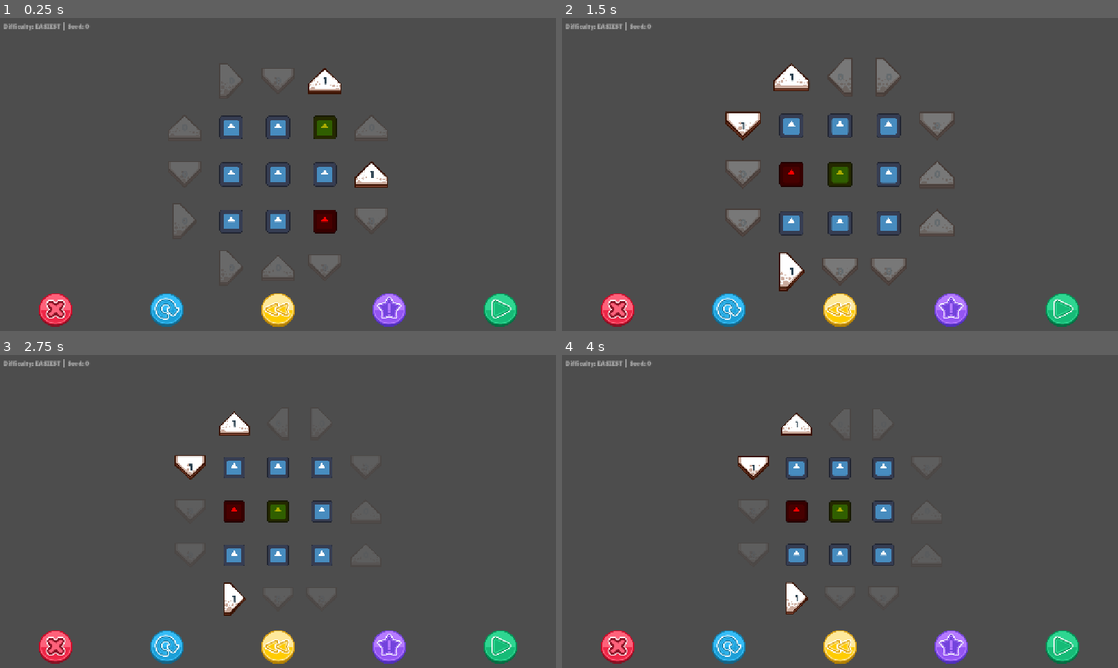
Above: before the commit, frames 1-4 (two rows, left to right).
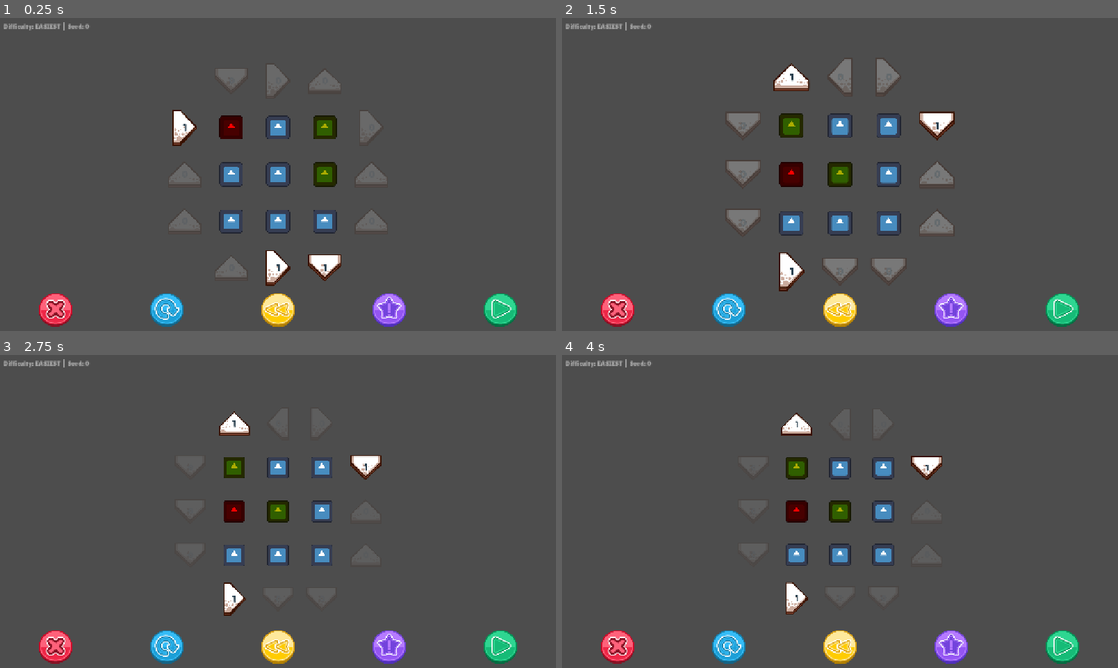
Above: after the commit, the same moments.

Repository: Pandaqi/direction-digger
Game: Godot game, scene res://main/main.tscn
The game is run twice, just before and just after one commit, with the same random seed, the same clock (stepped at 60 frames per second) and the same inputs. The engine's default icon, where the game draws it, is replaced by a stand-in: a white triangle on a blue panel in a dark square.
Inputs (mouse positions are in pixels of both pictures, inside the frame that each line leads up to):
- Up to frame 1 (0.25 s): no input
- Up to frame 2 (1.5 s): click (728, 309) at 0.5 s; click (728, 309) at 1.25 s
- Up to frame 3 (2.75 s): click (166, 646) at 2 s
- Up to frame 4 (4 s): tap Enter (ui_accept) at 2.75, 3.02, 3.5, 3.77 s; move the mouse to (928, 467) at 2.77 s; hold Right (ui_right) 2.78-3.53 s; click (928, 467) at 2.92 s; move the mouse to (928, 511) at 3.52 s; hold Down (ui_down) from 3.53 s (still down); click (928, 511) at 3.67 s

The runs differ from the first frame. In frame 1, 3.7% of the frame differs, in the area x 30-70%, y 14-86%; in frame 2, 1.2%; in frame 3, 0.9%; in frame 4, 0.9%.

Commit message:
Minor fixes preparing for special tile types

Diff:
--- a/generation/cells/cell_data.gd
+++ b/generation/cells/cell_data.gd
@@ -3,6 +3,7 @@
 
 var machines : Array[MachineData] = []
 var treasure := false
+var treasure_number := -1
 var type : TerrainType
 
 var is_machine_starting_pos := false
@@ -39,12 +40,17 @@
 	m.set_cell(null)
 	changed.emit()
 
-func add_treasure() -> void:
+func can_place_treasure() -> bool:
+	return (not has_treasure()) and (not is_machine_starting_pos)
+
+func add_treasure(num:int) -> void:
 	treasure = true
+	treasure_number = num
 	changed.emit()
 
 func remove_treasure() -> void:
 	treasure = false
+	treasure_number = -1
 	changed.emit()
 
 func has_treasure() -> bool:
--- a/generation/commands/command_arrow.gd
+++ b/generation/commands/command_arrow.gd
@@ -2,6 +2,8 @@
 class_name CommandArrow
 
 var arrow : ArrowData
+var cells_targeted : Array[CellData] = []
+var cells_targeted_by_machine : Dictionary[MachineData, CellData] = {}
 
 func _init(a:ArrowData):
 	arrow = a
@@ -9,8 +11,12 @@
 
 func do(cmds:PuzzleCommands) -> bool:
 	arrow.change_times_used(+1)
+	cells_targeted = []
 	for cmd in get_commands():
 		if not cmd.is_valid(): continue
+		var target_cell := cmd.get_target_cell()
+		cells_targeted.append(target_cell)
+		cells_targeted_by_machine[cmd.machine] = target_cell
 		await cmds.execute_command(cmd)
 	return true
 
--- a/generation/commands/command_move.gd
+++ b/generation/commands/command_move.gd
@@ -15,7 +15,9 @@
 	cur_cell.remove_machine(machine)
 	new_cell.add_machine(machine)
 
-	if new_cell.has_treasure():
+	var should_collect := new_cell.has_treasure() and (not cmds.generating)
+	var can_collect : bool = (not PuzzleSettings.get_value("show_numbers_on_treasure")) or (new_cell.treasure_number == (machine.get_last_treasure_number() + 1))
+	if should_collect and can_collect:
 		await cmds.execute_command(CommandTreasure.new(new_cell))
 
 	return true
--- a/generation/commands/command_treasure.gd
+++ b/generation/commands/command_treasure.gd
@@ -2,16 +2,22 @@
 class_name CommandTreasure
 
 var cell : CellData
+var treasure_num_removed := -1
+var treasure_num_machine := -1
 
 func _init(c:CellData):
 	cell = c
 
 func do(_cmds:PuzzleCommands) -> bool:
+	treasure_num_removed = cell.treasure_number
 	cell.remove_treasure()
+	treasure_num_machine = cell.get_machine().get_last_treasure_number()
+	cell.get_machine().set_last_treasure_number(treasure_num_removed)
 	return true
 
 func undo(_cmds:PuzzleCommands) -> bool:
-	cell.add_treasure()
+	cell.add_treasure(treasure_num_removed)
+	cell.get_machine().set_last_treasure_number(treasure_num_machine)
 	return true
 
 func matches(cmd:PuzzleCommand) -> bool:
--- a/generation/machines/machine_data.gd
+++ b/generation/machines/machine_data.gd
@@ -3,6 +3,7 @@
 var index : int
 var cell : CellData
 var path : Array[CellData]
+var last_treasure_number := -1
 
 signal changed()
 
@@ -19,3 +20,9 @@
 
 func has_been_placed() -> bool:
 	return path.size() > 0
+
+func set_last_treasure_number(tn:int) -> void:
+	last_treasure_number = tn
+
+func get_last_treasure_number() -> int:
+	return last_treasure_number
--- a/generation/puzzle_generator.gd
+++ b/generation/puzzle_generator.gd
@@ -10,6 +10,7 @@
 var remove_all_unused_arrows := true
 var arrow_point_anywhere := true
 
+var treasure_probability := 0.33
 var num_machines : int = PuzzleSettings.get_value("number_of_diggers")
 
 var grid : PuzzleGrid
@@ -42,11 +43,13 @@
 	grid.create(grid_size)
 
 	# create all the arrows
+	arrows = []
+	arrows_by_location = {}
+
 	var directions := PuzzleGrid.get_orthogonal_directions()
 	for dir in directions:
 		arrows_by_location[dir] = []
 
-	# @TODO: in the future we might allow arrows to point in ANY direction, but by default I'll just let them point into the map for now
 	for x in range(grid_size.x):
 		var arrow_top := ArrowData.new(x, PuzzleGrid.Direction.UP, self)
 		add_arrow(arrow_top)
@@ -60,6 +63,7 @@
 		add_arrow(arrow_right)
 
 	# create all the machines
+	machines = []
 	for i in range(num_machines):
 		machines.append(MachineData.new(i))
 
@@ -85,11 +89,14 @@
 func count_machines() -> int:
 	return machines.size()
 
+func get_num_turns_bounds() -> Vector2i:
+	return num_turns_bounds * num_machines
+
 func take_turns() -> void:
-	var num_turns_per_machine := randi_range(num_turns_bounds.x, num_turns_bounds.y)
-	var num_turns := num_turns_per_machine * num_machines
-
-	var turns_between_machine_add_bounds := Vector2i(0, num_turns_per_machine - 1)
+	var turns_bounds := get_num_turns_bounds()
+	var num_turns := randi_range(turns_bounds.x, turns_bounds.y)
+
+	var turns_between_machine_add_bounds := Vector2i(0, floori(num_turns / float(machines.size())) - 1)
 
 	# place first machine; the others are added as we go
 	# (we stagger this to _ensure_ machines have interplay, at least on the first turn they move)
@@ -119,18 +126,31 @@
 		# adding that machine might have made the turn invalid, so check
 		if not turn_picked.is_valid(): continue
 
+		# do the actual turn
 		commands.execute_command(turn_picked)
 
-	# now place gold on the paths that machines took
-	# (we always place one on our FINAL square, otherwise the last bit of path is meaningless)
+		# place treasure where machines ended up (if we CAN and SHOULD)
+		for machine in turn_picked.cells_targeted_by_machine:
+			var cell := turn_picked.cells_targeted_by_machine[machine]
+			var should_place_treasure := randf() <= treasure_probability
+			if cell.can_place_treasure() and should_place_treasure:
+				var new_treasure_num := machine.get_last_treasure_number() + 1
+				cell.add_treasure(new_treasure_num)
+				machine.set_last_treasure_number(new_treasure_num)
+
+	# now always place one on our FINAL square,
+	# (otherwise the last bit of path is meaningless)
+	# (in rare cases the algorithm terminates before placing all machines, which is always a failure case and we should immediately quit if so)
+	var is_invalid := false
 	for machine in machines:
-		var path := machine.path
-		var next_gold := path.size() - 1
-		for i in range(path.size() -1, -1, -1):
-			if i > next_gold: continue
-			if path[i].is_machine_starting_pos: continue
-			path[i].add_treasure()
-			next_gold = i - randi_range(2,4)
+		var last_cell := machine.cell
+		if not last_cell:
+			is_invalid = true
+			break
+		if not last_cell.can_place_treasure(): continue
+		last_cell.add_treasure(machine.get_last_treasure_number() + 1)
+
+	if is_invalid: return
 
 	# now place special blocks around the paths that machines took
 	# @TODO
@@ -150,19 +170,24 @@
 	rand_cell.add_machine(machines[machine_index])
 	return true
 
+func get_all_arrows_acting_on(machine:MachineData) -> Array[ArrowData]:
+	var pos := machine.cell.pos
+	var indices : Array[int] = [pos.x, pos.x, pos.y, pos.y]
+	var directions : Array[PuzzleGrid.Direction] = [PuzzleGrid.Direction.UP, PuzzleGrid.Direction.DOWN, PuzzleGrid.Direction.LEFT, PuzzleGrid.Direction.RIGHT]
+	var arr : Array[ArrowData] = []
+	for i in range(indices.size()):
+		arr.append(get_arrow(indices[i], directions[i]))
+	return arr
+
 func get_all_valid_turns() -> Array[CommandArrow]:
 	var all_turns : Array[CommandArrow] = []
 
 	# get all possible moves
 	for machine in machines:
 		if not machine.has_been_placed(): continue
-
-		var pos := machine.cell.pos
-		var indices = [pos.x, pos.x, pos.y, pos.y]
-		var directions = [PuzzleGrid.Direction.UP, PuzzleGrid.Direction.DOWN, PuzzleGrid.Direction.LEFT, PuzzleGrid.Direction.RIGHT]
-
-		for i in range(indices.size()):
-			var cmd := CommandArrow.new(get_arrow(indices[i], directions[i]))
+		var arrows_relevant := get_all_arrows_acting_on(machine)
+		for arrow in arrows_relevant:
+			var cmd := CommandArrow.new(arrow)
 			if not cmd.is_valid(): continue # ignore moves that would do nothing
 			all_turns.append(cmd)
 
@@ -193,19 +218,42 @@
 
 	return valid_turns
 
+func count_treasure() -> int:
+	var sum := 0
+	for cell in grid.cells:
+		if cell.has_treasure():
+			sum += 1
+	return sum
+
 func clean_up(desperate := false) -> bool:
 	# crucial checks that must be fulfilled
 	var machines_unused := machines.filter(func(m:MachineData): return not m.has_been_placed())
-	if machines_unused.size() > 0: return false
-
-	# @TODO: more nice-to-have checks that can be loosened
+	if machines_unused.size() > 0:
+		print("PuzzleGenerator | Attempt Discarded | Not all machines used")
+		return false
+
+	# more nice-to-have checks that can be loosened
 	if not desperate:
-		pass
+		var used_enough_turns := solution.size() >= get_num_turns_bounds().x
+		if not used_enough_turns:
+			print("PuzzleGenerator | Attempt Discarded | Not enough turns")
+			return false
+
+		var last_move_collects_gold : bool = solution.back().cells_targeted.filter(func(c:CellData): return c.has_treasure()).size() > 0
+		if not last_move_collects_gold:
+			print("PuzzleGenerator | Attempt Discarded | Last move does not collect gold (and is thus likely pointless)")
+			return false
+
+		var too_little_treasure : bool = count_treasure() < maxi(2, ceili(0.66*count_machines()))
+		if too_little_treasure:
+			print("PuzzleGenerator | Attempt Discarded | Too little treasure placed")
+			return false
 
 	# put machines back where they started
 	for machine in machines:
 		machine.cell.remove_machine(machine)
 		machine.path.front().add_machine(machine)
+		machine.set_last_treasure_number(-1)
 
 	# set arrow data based on their usage during generation
 	# @TODO: some setting for "randomizing" this, so SOME unneeded arrows are shown and SOME numbers are higher than strictly needed?
--- /dev/null
+++ b/generation/settings/enable_keyboard_shortcuts.tres
@@ -0,0 +1,11 @@
+[gd_resource type="Resource" script_class="PuzzleSettingCheckbox" format=3 uid="uid://dtvi5u4qg5lq5"]
+
+[ext_resource type="Script" uid="uid://dhfd6mahjlglv" path="res://puzzle-framework/settings/setting_checkbox.gd" id="1_ux15n"]
+
+[resource]
+script = ExtResource("1_ux15n")
+key = "enable_keyboard_shortcuts"
+label = "Enable Keyboard Shortcuts"
+default = true
+tooltip = "Arrow keys move machine 1, WASD keys move machine 2 (if it exists)."
+metadata/_custom_type_script = "uid://dhfd6mahjlglv"
--- /dev/null
+++ b/generation/settings/show_numbers_on_treasure.tres
@@ -0,0 +1,11 @@
+[gd_resource type="Resource" script_class="PuzzleSettingCheckbox" format=3 uid="uid://bj7pb1bv8oyn1"]
+
+[ext_resource type="Script" uid="uid://dhfd6mahjlglv" path="res://puzzle-framework/settings/setting_checkbox.gd" id="1_li2qk"]
+
+[resource]
+script = ExtResource("1_li2qk")
+key = "show_numbers_on_treasure"
+label = "Show Numbers On Treasure"
+default = false
+tooltip = "Every machine must collect treasure in order (1,2,etc)."
+metadata/_custom_type_script = "uid://dhfd6mahjlglv"
--- a/map/cells/cell.gd
+++ b/map/cells/cell.gd
@@ -5,6 +5,7 @@
 
 @export var sprite_terrain : Sprite2D
 @export var sprite_treasure : Sprite2D
+@export var label_treasure : Label
 @export var machine : Machine
 
 func sync_to_data(cd:CellData) -> void:
@@ -16,6 +17,9 @@
 	sprite_terrain.set_frame(data.get_terrain())
 	sprite_treasure.set_visible(data.has_treasure())
 
+	label_treasure.set_text(str(data.treasure_number + 1))
+	label_treasure.set_visible(PuzzleSettings.get_value("show_numbers_on_treasure"))
+
 	machine.hide()
 	if data.has_machine():
 		machine.show()
--- a/map/cells/cell.tscn
+++ b/map/cells/cell.tscn
@@ -4,10 +4,11 @@
 [ext_resource type="Texture2D" uid="uid://oevw5tio6o0w" path="res://icon.svg" id="2_glfqj"]
 [ext_resource type="PackedScene" uid="uid://d23x83jafdix7" path="res://map/machines/machine.tscn" id="3_n6jdi"]
 
-[node name="Cell" type="Node2D" unique_id=31184171 node_paths=PackedStringArray("sprite_terrain", "sprite_treasure", "machine")]
+[node name="Cell" type="Node2D" unique_id=31184171 node_paths=PackedStringArray("sprite_terrain", "sprite_treasure", "label_treasure", "machine")]
 script = ExtResource("1_kshm1")
 sprite_terrain = NodePath("SpriteTerrain")
 sprite_treasure = NodePath("SpriteTreasure")
+label_treasure = NodePath("SpriteTreasure/Label")
 machine = NodePath("Machine")
 
 [node name="SpriteTerrain" type="Sprite2D" parent="." unique_id=1156782613]
@@ -18,3 +19,16 @@
 [node name="SpriteTreasure" type="Sprite2D" parent="." unique_id=683749435]
 modulate = Color(0.67769384, 0.6776932, 1.1551381e-06, 1)
 texture = ExtResource("2_glfqj")
+
+[node name="Label" type="Label" parent="SpriteTreasure" unique_id=121099041]
+offset_left = -62.0
+offset_top = -63.0
+offset_right = 64.0
+offset_bottom = 65.0
+theme_override_colors/font_color = Color(1, 1, 1, 1)
+theme_override_colors/font_outline_color = Color(0, 0, 0, 1)
+theme_override_constants/outline_size = 8
+theme_override_font_sizes/font_size = 92
+text = "2"
+horizontal_alignment = 1
+vertical_alignment = 1
--- a/map/puzzle_visualizer.gd
+++ b/map/puzzle_visualizer.gd
@@ -41,19 +41,12 @@
 	set_turn(0)
 	PuzzleFramework.start_puzzle()
 
-func count_treasure() -> int:
-	var sum := 0
-	for cell in cells:
-		if cell.data.has_treasure():
-			sum += 1
-	return sum
-
 func refresh_turn() -> void:
 	set_turn(commands.count())
 
 func set_turn(t:int) -> void:
 	var max_turns := generator.solution.size() - 1
-	var all_treasure_grabbed := count_treasure() <= 0
+	var all_treasure_grabbed := generator.count_treasure() <= 0
 	var is_game_over := t > max_turns or all_treasure_grabbed
 	if is_game_over:
 		PuzzleFramework.finish_puzzle(all_treasure_grabbed)
@@ -99,11 +92,41 @@
 	arrow.clicked.connect(_on_arrow_clicked, CONNECT_APPEND_SOURCE_OBJECT)
 
 func _on_arrow_clicked(a:Arrow) -> void:
+	execute_arrow(a.data)
+
+func execute_arrow(ad:ArrowData) -> void:
 	if commands.is_busy(): return
 
-	var cmd := CommandArrow.new(a.data)
+	var cmd := CommandArrow.new(ad)
 	if not cmd.is_valid():
 		print("Invalid Turn!") # @TODO: give more feedback about this?
 		return
 
 	await commands.execute_command(cmd)
+
+func _input(ev:InputEvent) -> void:
+	check_for_hotkeys(ev)
+
+func check_for_hotkeys(ev:InputEvent) -> void:
+	if not PuzzleSettings.get_value("enable_keyboard_shortcuts"): return
+	if generator.count_machines() > 1: return
+
+	var keys : Array[String] = ["", "_alt"]
+	var arrow : ArrowData = null
+	for i in range(2):
+		if i >= generator.machines.size(): break
+
+		var arrows_relevant := generator.get_all_arrows_acting_on(generator.machines[i])
+		var key_ext := keys[i]
+		if ev.is_action_released("ui_left" + key_ext):
+			arrow = arrows_relevant[2]
+		if ev.is_action_released("ui_right" + key_ext):
+			arrow = arrows_relevant[3]
+		if ev.is_action_released("ui_up" + key_ext):
+			arrow = arrows_relevant[0]
+		if ev.is_action_released("ui_down" + key_ext):
+			arrow = arrows_relevant[1]
+
+	if not arrow: return
+
+	execute_arrow(arrow)
--- a/project.godot
+++ b/project.godot
@@ -30,6 +30,29 @@
 
 theme/custom="uid://d0wlrrkq7diyd"
 
+[input]
+
+ui_right_alt={
+"deadzone": 0.2,
+"events": [Object(InputEventKey,"resource_local_to_scene":false,"resource_name":"","device":-1,"window_id":0,"alt_pressed":false,"shift_pressed":false,"ctrl_pressed":false,"meta_pressed":false,"pressed":false,"keycode":0,"physical_keycode":68,"key_label":0,"unicode":100,"location":0,"echo":false,"script":null)
+]
+}
+ui_left_alt={
+"deadzone": 0.2,
+"events": [Object(InputEventKey,"resource_local_to_scene":false,"resource_name":"","device":-1,"window_id":0,"alt_pressed":false,"shift_pressed":false,"ctrl_pressed":false,"meta_pressed":false,"pressed":false,"keycode":0,"physical_keycode":65,"key_label":0,"unicode":97,"location":0,"echo":false,"script":null)
+]
+}
+ui_up_alt={
+"deadzone": 0.2,
+"events": [Object(InputEventKey,"resource_local_to_scene":false,"resource_name":"","device":-1,"window_id":0,"alt_pressed":false,"shift_pressed":false,"ctrl_pressed":false,"meta_pressed":false,"pressed":false,"keycode":0,"physical_keycode":87,"key_label":0,"unicode":119,"location":0,"echo":false,"script":null)
+]
+}
+ui_down_alt={
+"deadzone": 0.2,
+"events": [Object(InputEventKey,"resource_local_to_scene":false,"resource_name":"","device":-1,"window_id":0,"alt_pressed":false,"shift_pressed":false,"ctrl_pressed":false,"meta_pressed":false,"pressed":false,"keycode":0,"physical_keycode":83,"key_label":0,"unicode":115,"location":0,"echo":false,"script":null)
+]
+}
+
 [physics]
 
 3d/physics_engine="Jolt Physics"
--- a/puzzle-framework/puzzle_framework.tscn
+++ b/puzzle-framework/puzzle_framework.tscn
@@ -5,6 +5,8 @@
 [ext_resource type="Resource" uid="uid://cduisti1i3nme" path="res://generation/difficulties/diff_easiest.tres" id="3_g61x5"]
 [ext_resource type="Script" uid="uid://xoy87uum5v5s" path="res://puzzle-framework/settings/setting.gd" id="4_uqhpv"]
 [ext_resource type="Resource" uid="uid://b352mosl6gb0l" path="res://generation/settings/number_of_diggers.tres" id="5_57jsw"]
+[ext_resource type="Resource" uid="uid://dtvi5u4qg5lq5" path="res://generation/settings/enable_keyboard_shortcuts.tres" id="6_57jsw"]
+[ext_resource type="Resource" uid="uid://bj7pb1bv8oyn1" path="res://generation/settings/show_numbers_on_treasure.tres" id="7_swsbt"]
 
 [node name="PuzzleFramework" type="Node" unique_id=835186744]
 script = ExtResource("1_57jsw")
@@ -13,4 +15,4 @@
 game_tagline = "Teaches Directions, Collaboration & Problem Solving"
 menu_pattern_enabled = true
 difficulties = Array[ExtResource("2_3a4ji")]([ExtResource("3_g61x5")])
-settings = Array[ExtResource("4_uqhpv")]([ExtResource("5_57jsw")])
+settings = Array[ExtResource("4_uqhpv")]([ExtResource("5_57jsw"), ExtResource("6_57jsw"), ExtResource("7_swsbt")])
Not shown, changed: non-game/digital-direction-digger.md
Not shown, changed: non-game/direction-digger-assets.af
